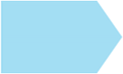
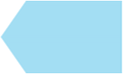
The second w=123, h=74 image is a revision of the first. Changes to its layers:
painted on "New Layer" over [0, 0, 123, 74]
